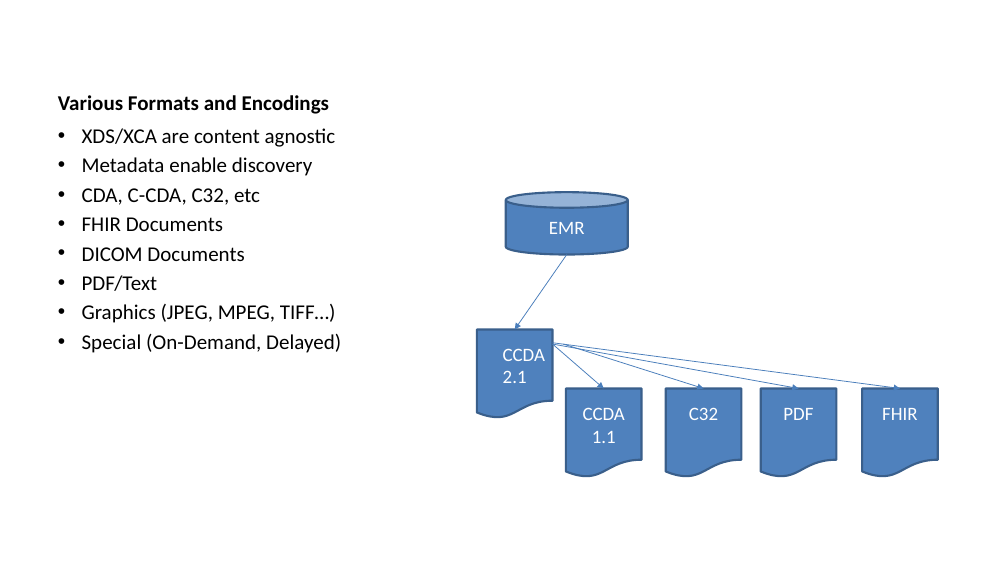
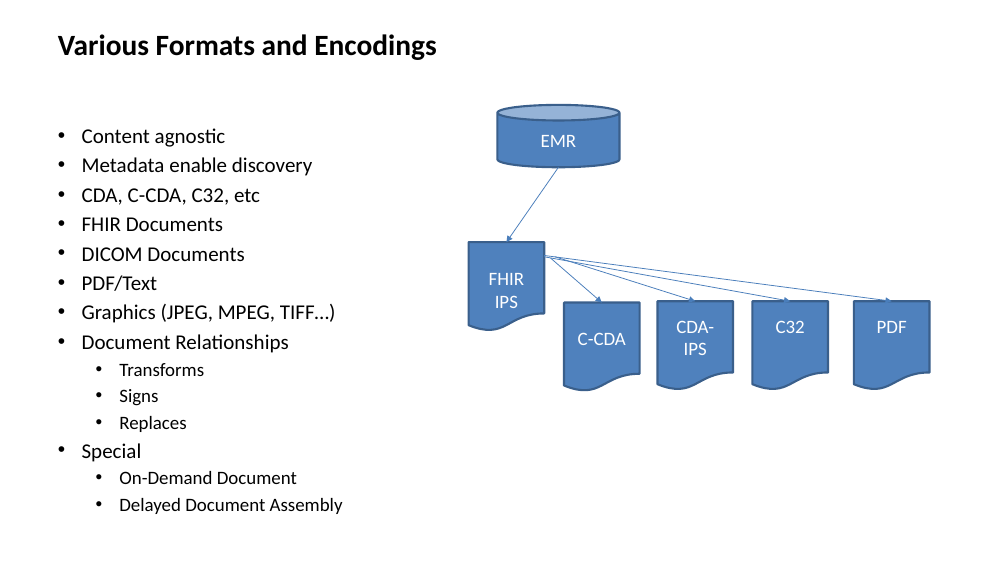
Before and after one commit to IHE/IT-Infrastructure, a slide deck: slide 13 of Presentations/IHE_ITI_sIPS.pptx (slide 10 before the commit). Drawn at 1008x567 pixels with LibreOffice and Linux fonts; fonts in the diff are those of the drawing; background and template pictures are left out. Boxes give left, top, right and bottom in pixels: in the first picture for what was removed or moved away, otherwise in the second. Text is boxed around its words. In the diff, an @@ line names an element or a change of style, - is before the commit and + after.

Commit message:
updated sIPS presentations

```diff
--- a/Presentations/IHE_ITI_sIPS.pptx
+++ b/Presentations/IHE_ITI_sIPS.pptx
@@ title "Various Formats and Encodings" at [58,34,436,60]: size 20 to 28 pt; vertical alignment bottom to top @@
@@ text at [82,128,226,147]: text changed @@
-• XDS/XCA are content agnostic
+• Content agnostic
@@ arrow moved from (567, 255) - (515, 330) to (559, 167) - (507, 242) @@
@@ flow chart document "FHIR IPS": place and size @@
-flow chart document "FHIR IPS" at [863,389,938,478]
+flow chart document "FHIR IPS" at [469,242,544,331]
@@ arrow moved from (553, 344) - (604, 389) to (551, 258) - (602, 302) @@
@@ 3 arrows, 1 cylinder: place and size @@
-3 arrows, 1 cylinder at [506,192,901,389]
+3 arrows, 1 cylinder at [498,105,892,301]
@@ text in flow chart document at [489,273,524,308]: text changed @@
-FHIR
+FHIR IPS
@@ flow chart document "C-CDA": place and size @@
-flow chart document "C-CDA" at [566,389,642,478]
+flow chart document "C-CDA" at [564,302,640,392]
@@ flow chart document added at [658,301,734,390], fill #4F81BD, outline #3A5F8C 2 pt, 18 pt, text #FFFFFF @@
+CDA-IPS
@@ flow chart document "C32": place and size @@
-flow chart document "C32" at [666,389,742,478]
+flow chart document "C32" at [752,301,828,390]
@@ flow chart document "PDF": place and size @@
-flow chart document "PDF" at [761,389,836,478]
+flow chart document "PDF" at [854,301,930,390]
@@ text at [82,334,343,514]: text changed; size 20 to 18 pt @@
-• Special (On-Demand, Delayed)
+• Document Relationships
+  • Transforms
+  • Signs
+  • Replaces
+• Special
+  • On-Demand Document
+  • Delayed Document Assembly
@@ flow chart document removed at [477,330,553,419] @@
-CCDA
-2.1
@@ text in flow chart document at [578,332,626,345]: text changed @@
-CCDA
-1.1
+C-CDA
```
Also in this commit, not shown: 12 other slides changed, 8 slides added, 1 other file.
